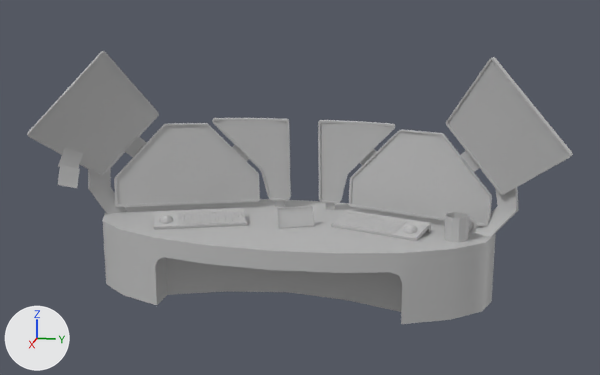
A saved change to the FBX model First Person Puzzler/Assets/Art/Models/Terminal2.fbx.
One viewpoint serves both versions: a camera (50 mm lens) standing at (0.392, 0.083, 0.151) and looking at (0.001, 0.005, 0.053). The axes (+X, +Y, +Z) are drawn at lower left. The lights are the same throughout. Where no turn or scale is listed for an object, it has been applied to the vertices.

Script lines for the objects in view, before the commit:
```python
ob_terminal_2_desk = bpy.data.objects.new('Terminal_2_Desk', me_mesh)
ob_terminal_2_desk.location = (0.0, 0.0, 0.0176)
ob_terminal_2_keyboards = bpy.data.objects.new('Terminal_2_Keyboards', me_mesh_002)
ob_terminal_2_keyboards.location = (0.0055, 0.0, 0.0374)
ob_terminal_2_monitors = bpy.data.objects.new('Terminal_2_Monitors', me_mesh_001)
ob_terminal_2_monitors.location = (-0.0027, 0.0012, 0.0764)
ob_terminal_2_mug = bpy.data.objects.new('Terminal_2_Mug', me_mesh_005)
ob_terminal_2_mug.location = (0.0111, 0.0829, 0.0405)
ob_terminal_2_pictureframe = bpy.data.objects.new('Terminal_2_PictureFrame', me_mesh_004)
ob_terminal_2_pictureframe.location = (0.0055, 0.0034, 0.0395)
ob_terminal_2_stickynotes = bpy.data.objects.new('Terminal_2_StickyNotes', me_mesh_003)
ob_terminal_2_stickynotes.location = (0.0156, -0.11, 0.0616)
```
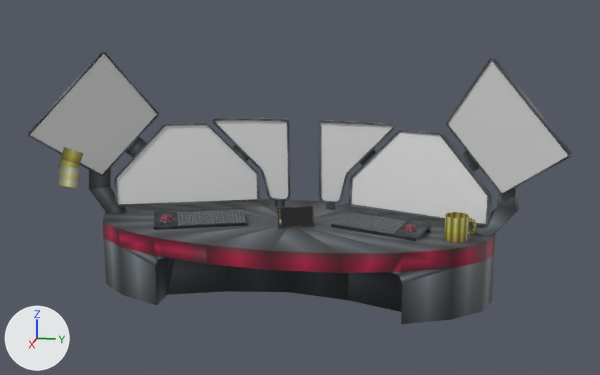
Where the newer file only moved an object's origin or applied its transform, the numbers keep the older frame.

Changed parts and their boxes [x1, y1, x2, y2] in the pictures (600 x 375 px):
'Terminal_2_Monitors', surface changed, reshaped: [27, 51, 573, 237] in both
'Terminal_2_Desk', surface changed: [103, 199, 496, 324] in both
'Terminal_2_Keyboards', surface changed: [154, 208, 431, 241] in both
'Terminal_2_Mug', surface changed (grey to yellow): [444, 212, 477, 243] in both
'Terminal_2_StickyNotes', surface changed (grey to yellow): [58, 147, 83, 188] in both
'Terminal_2_PictureFrame', surface changed (grey to black): [277, 206, 314, 228] in both
part 1 of me_mesh_001, built on: [28, 52, 570, 227] in both
part 2 of me_mesh_001, surface changed: [27, 51, 573, 237] in both
part 3 of me_mesh_001, recoloured: [30, 54, 569, 224] in both
part 4 of me_mesh, built on: [119, 229, 454, 324] in both
part 5 of me_mesh, surface changed: [103, 199, 496, 319] in both

Diff of the bpy script that builds the scene:
```diff
--- a/First Person Puzzler/Assets/Art/Models/Terminal2.fbx.py
+++ b/First Person Puzzler/Assets/Art/Models/Terminal2.fbx.py
@@ img_colors_png @@
+img_colors_png = load_image('colors.png', '../Materials/colors.png', 16, 16, 'sRGB')
@@ mat_aiambientocclusion1 @@
 mat_aiambientocclusion1 = principled_material('aiAmbientOcclusion1')
-mat_aiambientocclusion1.base_color = (0.5, 0.5, 0.5)  # grey #bcbcbc
+mat_aiambientocclusion1.texture = img_colors_png
+mat_aiambientocclusion1.roughness = 0.553
@@ mat_screen @@
+mat_screen = principled_material('screen')
+mat_screen.base_color = (0.8, 0.8, 0.8)  # white #e7e7e7
@@ me_mesh_001 @@
 # used by ob_terminal_2_monitors; location = (-0.0027, 0.0012, 0.0764)
-me_mesh_001.from_pydata(...)  # 508 vertices, 432 faces; spans x -0.029..0.029, y -0.128..0.128, z -0.043..0.043
+me_mesh_001.from_pydata(...)  # 508 vertices, 594 faces; spans x -0.029..0.029, y -0.128..0.128, z -0.043..0.043
+# me_mesh_001 part 1
+# 56 faces are deleted
+# 198 new faces join them, mat_aiambientocclusion1 (picture img_colors_png)
+# 20 new faces join them, mat_screen (white #e7e7e7)
+# me_mesh_001 part 2: 376 kept faces spanning x -0.029..0.029, y -0.128..0.128, z -0.043..0.043 get new texture (UV) coordinates
+# me_mesh_001 part 3: 6 faces spanning x -0.024..0.028, y -0.126..0.126, z -0.037..0.042 switch from mat_aiambientocclusion1 (grey #bcbcbc) to mat_screen (white #e7e7e7)
@@ me_mesh @@
 # used by ob_terminal_2_desk; location = (0.0, 0.0, 0.0176)
-me_mesh.from_pydata(...)  # 96 vertices, 101 faces; spans x -0.045..0.045, y -0.1..0.1, z -0.017..0.017
+me_mesh.from_pydata(...)  # 92 vertices, 130 faces; spans x -0.045..0.045, y -0.1..0.1, z -0.017..0.017
+# me_mesh part 4
+# 5 vertices are removed from x 0.035..0.037, y -0.063..0.063, z 0.008..0.013
+# 19 faces are deleted
+# 1 vertex is added at (0.036, 0.058, 0.008)
+# 48 new faces join them
+# me_mesh part 5: 82 kept faces spanning x -0.045..0.045, y -0.1..0.1, z -0.017..0.017 get new texture (UV) coordinates
 me_mesh.materials.append(mat_aiambientocclusion1)
```
